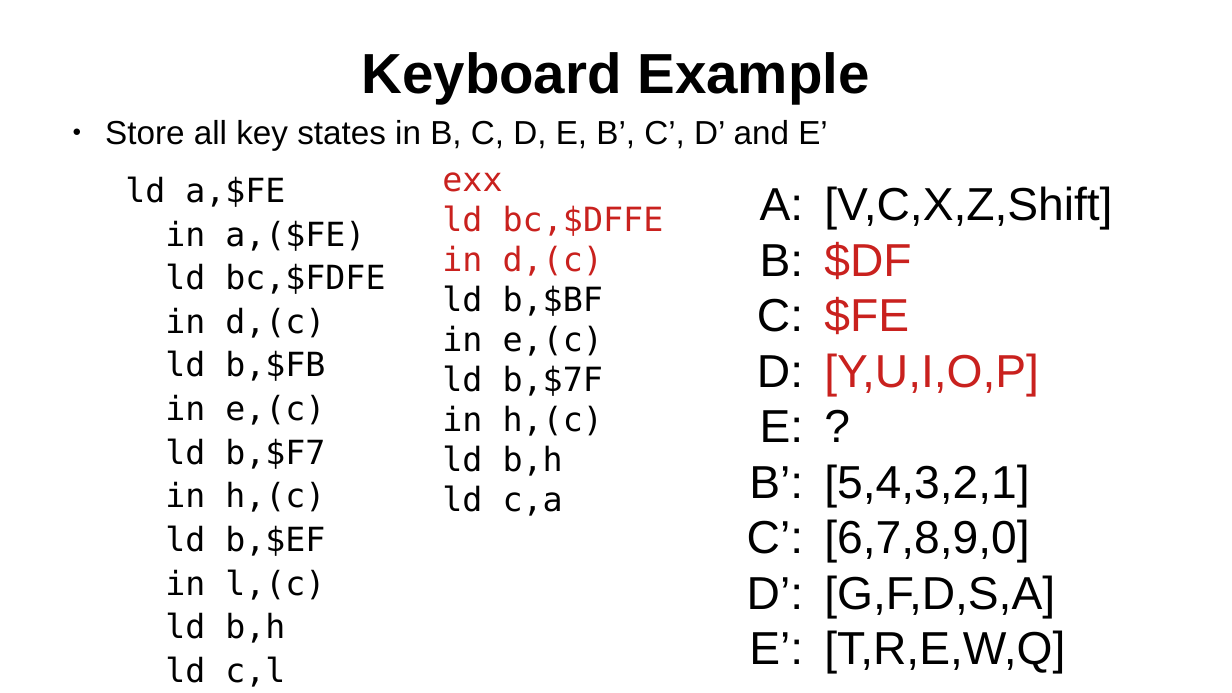
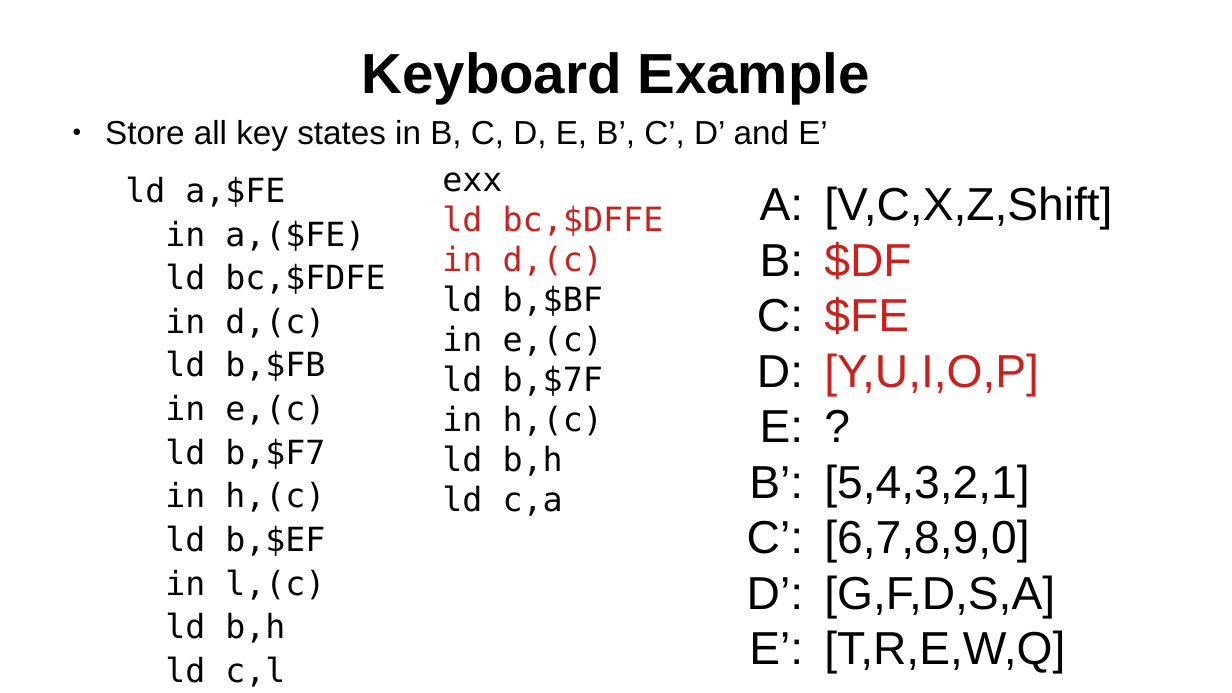
Before and after one commit to SlithyMatt/zxs-assembly-tutorial, a slide deck: slide 12 of Lesson8/Lesson8.odp. Drawn at 1232x693 pixels with LibreOffice and Linux fonts; fonts in the diff are those of the drawing. Boxes give left, top, right and bottom in pixels: in the first picture for what was removed or moved away, otherwise in the second. Text is boxed around its words. In the diff, an @@ line names an element or a change of style, - is before the commit and + after.

Commit message:
fixed highlighting

```diff
--- a/Lesson8/Lesson8.odp
+++ b/Lesson8/Lesson8.odp
@@ text at box(442, 172, 502, 192): text colour #C9211E to #000000 in "exx" @@
```
